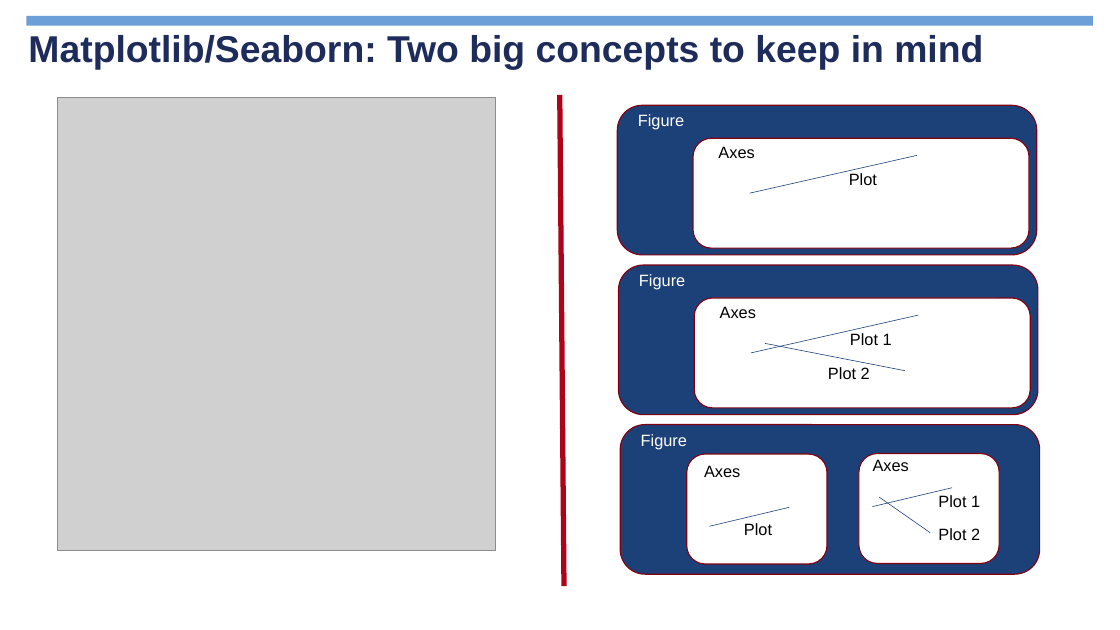
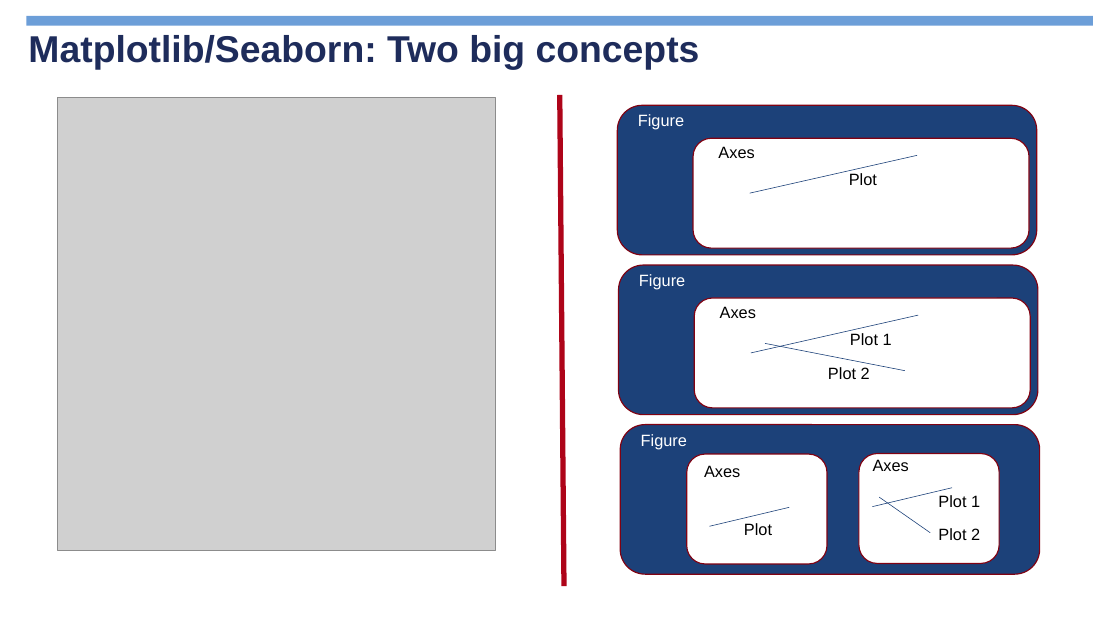
Before and after one commit to jimcody2014/Python-CDC, a slide deck: slide 8 of Dashboards/notes/Python Dashboards.pptx. Drawn at 1120x630 pixels with LibreOffice and Linux fonts; fonts in the diff are those of the drawing; grey boxes stand for pictures; background and template pictures are left out. Boxes give left, top, right and bottom in pixels: in the first picture for what was removed or moved away, otherwise in the second. Text is boxed around its words. In the diff, an @@ line names an element or a change of style, - is before the commit and + after.

```diff
--- a/Dashboards/notes/Python Dashboards.pptx
+++ b/Dashboards/notes/Python Dashboards.pptx
@@ title at <box>28,35,700,70</box>: text changed @@
-Matplotlib/Seaborn: Two big concepts to keep in mind
+Matplotlib/Seaborn: Two big concepts
```
Also in this commit, not shown: 2 other slides changed, 7 slides added, 48 other files.
